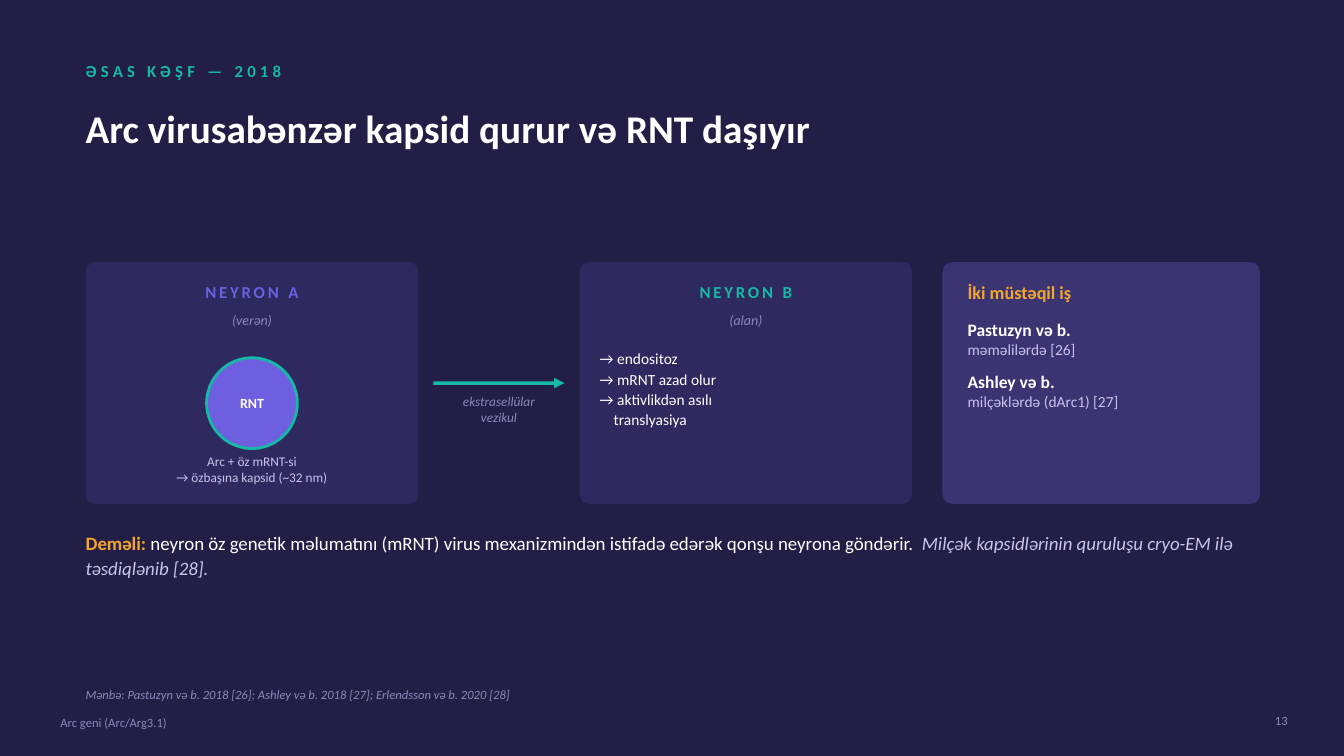
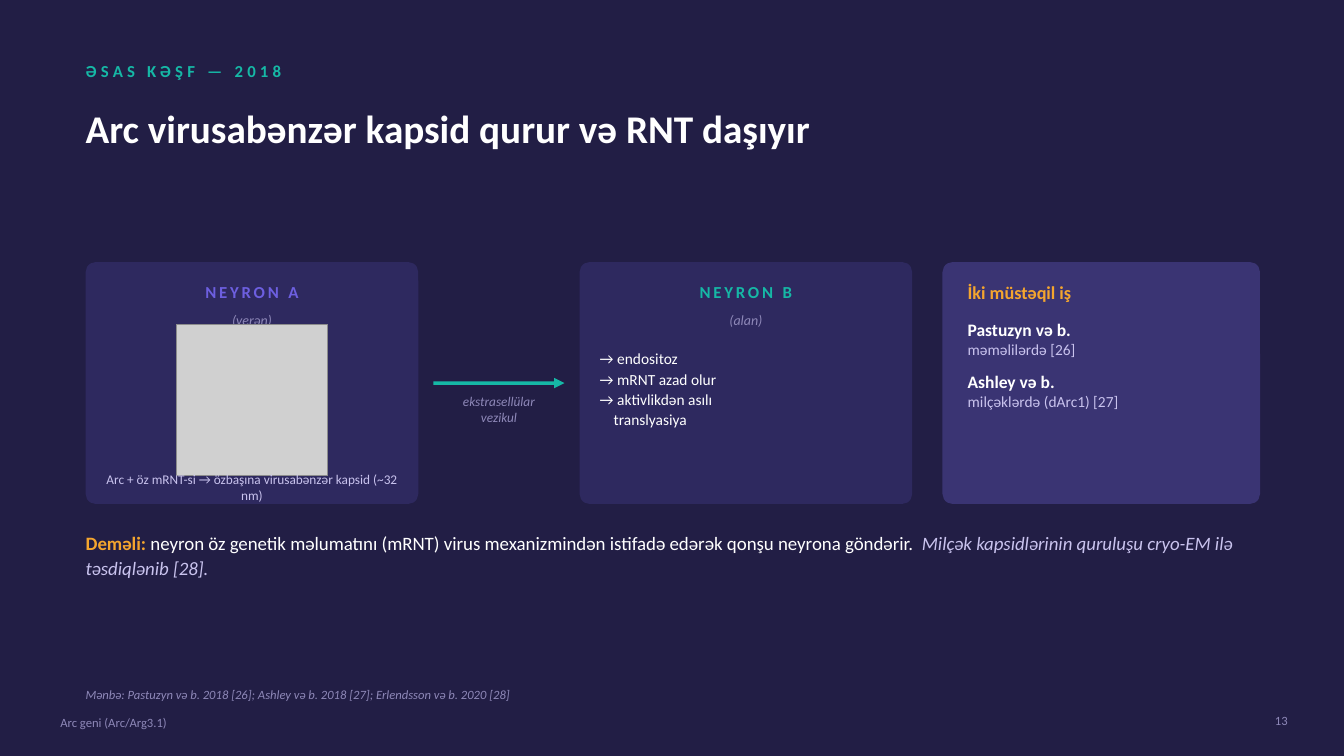
Before and after one commit to Qwrtyqwerty12345/sherlock, a slide deck: slide 13 of Arc_geni_slaydlar.pptx. Drawn at 1344x756 pixels with LibreOffice and Linux fonts; fonts in the diff are those of the drawing; grey boxes stand for pictures. Boxes give left, top, right and bottom in pixels: in the first picture for what was removed or moved away, otherwise in the second. Text is boxed around its words. In the diff, an @@ line names an element or a change of style, - is before the commit and + after.

```diff
--- a/Arc_geni_slaydlar.pptx
+++ b/Arc_geni_slaydlar.pptx
@@ picture added at (176,325,328,476) @@
@@ ellipse removed at (207,358,297,449) @@
@@ text removed at (240,399,264,408) @@
-RNT
@@ text at (106,473,397,502): text changed @@
-Arc + öz mRNT-si
-→ özbaşına kapsid (~32 nm)
+Arc + öz mRNT-si → özbaşına virusabənzər kapsid (~32 nm)
```
Also in this commit, not shown: 6 other slides changed.
